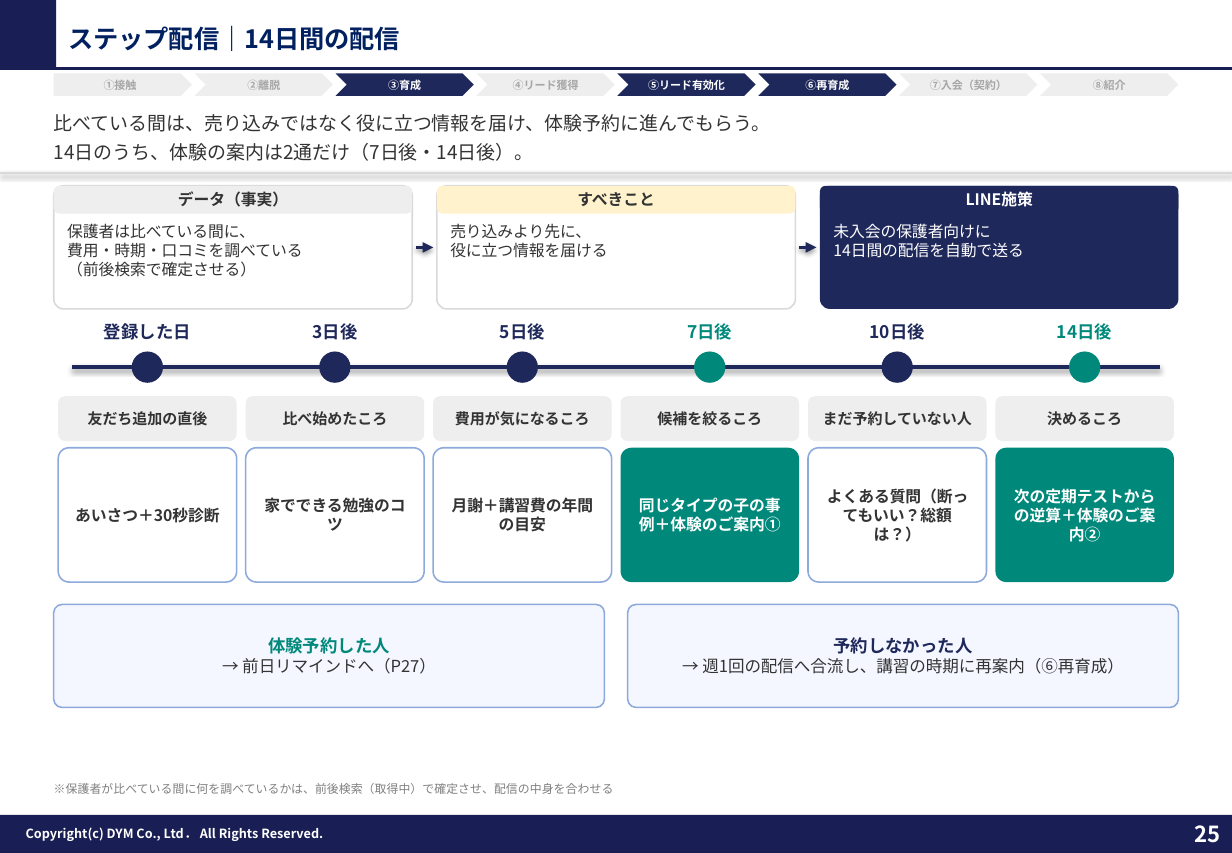
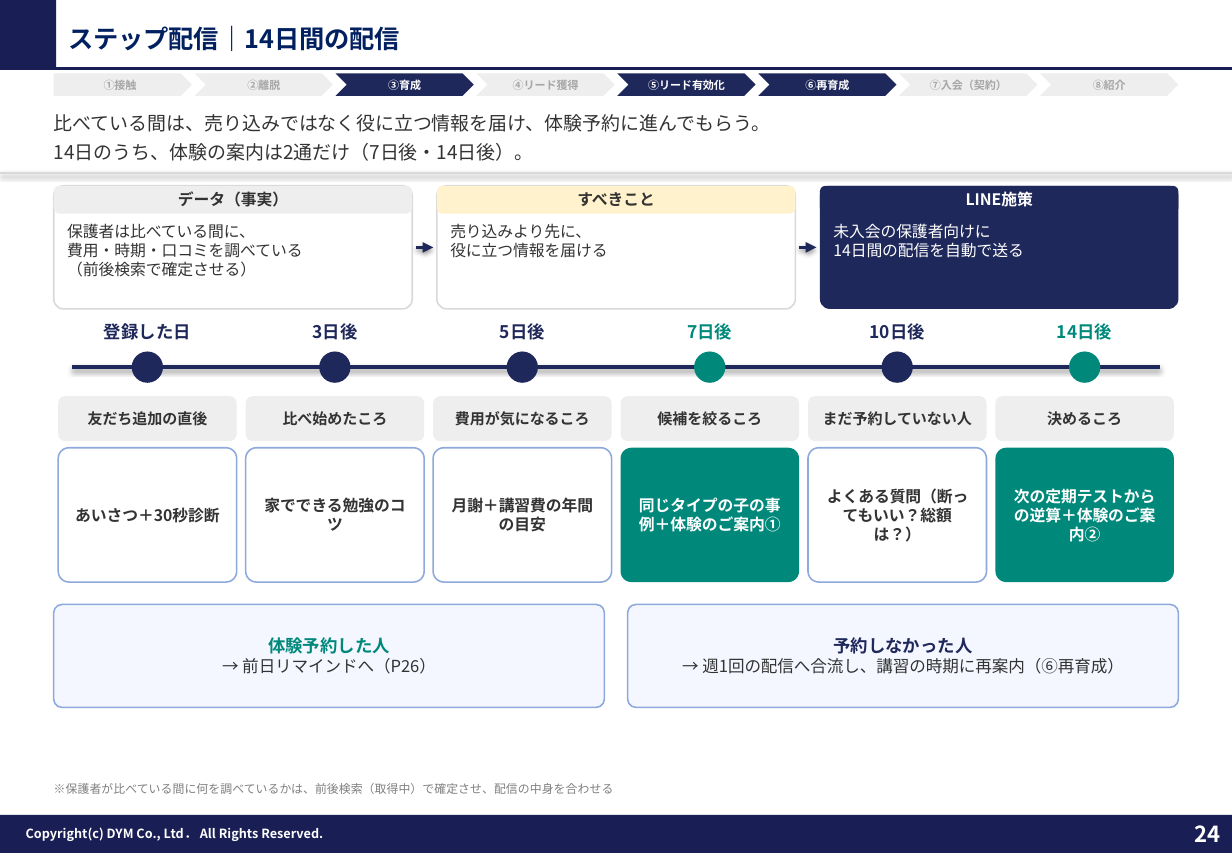
Before and after one commit to tonomura-r-dev/folder, a slide deck: slide 24 of 教育（塾）業界_LINEOA施策提案ver3.pptx (slide 25 before the commit). Drawn at 1232x853 pixels with LibreOffice and Linux fonts; fonts in the diff are those of the drawing; background and template pictures are left out. Boxes give left, top, right and bottom in pixels: in the first picture for what was removed or moved away, otherwise in the second. Text is boxed around its words. In the diff, an @@ line names an element or a change of style, - is before the commit and + after.

```diff
--- a/教育（塾）業界_LINEOA施策提案ver3.pptx
+++ b/教育（塾）業界_LINEOA施策提案ver3.pptx
@@ text in rounded rectangle at box(242, 658, 436, 674): text changed @@
-→ 前日リマインドへ（P27）
+→ 前日リマインドへ（P26）
@@ page number at box(1195, 825, 1221, 842): text changed @@
-25
+24
```
Also in this commit, not shown: 10 other slides changed, 1 slide removed, 3 other files.
